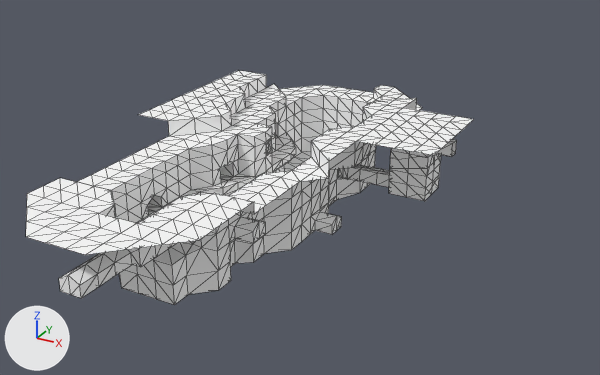
One commit to the glTF model Models/level-6.glb: the scene before it, then after it.
The view is the same before and after, from a 50 mm lens placed at (73.8, -80.6, 58.3), pointed at (9.8, 35.7, 0.1). The lights are fixed; the arrows at lower left show +X, +Y and +Z. The picture after the commit comes second. Mesh edges are drawn as thin lines. Vertices at exactly the same position are counted once.

Names of what the first picture shows: 'level-6'.
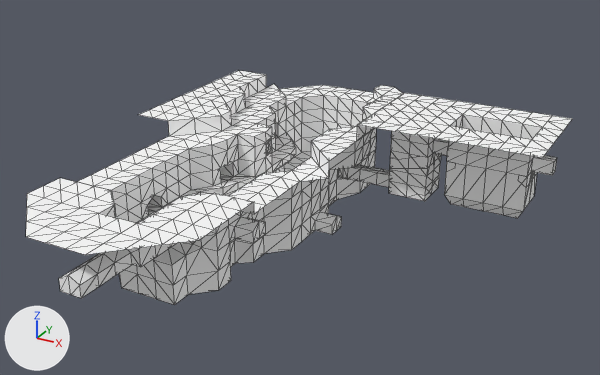
Commit message: working on level 6

Scene script edits in JSON lines:
```json
{"block": "me_level_6", "where": "# used by ob_level_6; location = (0.0, 0.0, 0.0)"}
{"op": "remove", "block": "me_level_6", "code": "me_level_6.from_pydata(...)  # 915 vertices, 1715 faces; spans x -24.5..31.5, y -10.5..84.0, z -12.0..8.0"}
{"op": "add", "block": "me_level_6", "code": "me_level_6.from_pydata(...)  # 1025 vertices, 1915 faces; spans x -24.5..49.0, y -10.5..84.0, z -12.0..11.0"}
{"block": "me_level_6", "change": "me_level_6 part 1"}
{"block": "me_level_6", "change": "11 vertices are removed from x 21.0..31.5, y 42.0..63.0, z 8.0"}
{"block": "me_level_6", "change": "26 faces are deleted"}
{"block": "me_level_6", "change": "17 vertices in x 21.0..28.0, y 42.0..63.0, z 8.0 move by (-3.5, 0.0, 3.0)"}
{"block": "me_level_6", "change": "9 vertices in x 21.0..28.0, y 49.0..56.0, z 7.5 move by (0.0, 0.0, 2.0)"}
{"block": "me_level_6", "change": "29 vertices are added at x 17.5..49.0, y 42.0..63.0, z -3.8..11.0"}
{"block": "me_level_6", "change": "7 new vertices lie (3.5, 0.0, 0.0) away from vertices in x 28.0, y 42.0..63.0, z 8.0"}
{"block": "me_level_6", "change": "7 new vertices lie (3.5, 0.0, 0.0) away from vertices in x 28.0, y 42.0..63.0, z 11.0"}
{"block": "me_level_6", "change": "6 new vertices lie (3.5, 0.0, 0.0) away from vertices in x 31.5, y 42.0..63.0, z 11.0"}
{"block": "me_level_6", "change": "6 new vertices lie (3.5, 0.0, 0.0) away from vertices in x 35.0, y 42.0..63.0, z 11.0"}
{"block": "me_level_6", "change": "6 new vertices lie (3.5, 0.0, 0.0) away from vertices in x 38.5, y 42.0..63.0, z 11.0"}
{"block": "me_level_6", "change": "8 new vertices lie (0.0, 0.0, -4.0) away from vertices in x 31.5..42.0, y 49.0..56.0, z 11.0"}
{"block": "me_level_6", "change": "8 new vertices lie (3.5, 0.0, 0.0) away from vertices in x 42.0, y 42.0..63.0, z 7.0..11.0"}
{"block": "me_level_6", "change": "10 new vertices lie (0.0, 0.0, -2.5) away from vertices in x 31.5..45.5, y 49.0..56.0, z 7.0"}
{"block": "me_level_6", "change": "11 new vertices lie (0.0, 0.0, -6.3) away from vertices in x 31.5..45.5, y 49.0..56.0, z 4.5"}
{"block": "me_level_6", "change": "6 new vertices lie (3.5, 0.0, 0.0) away from vertices in x 45.5, y 42.0..63.0, z 11.0"}
{"block": "me_level_6", "change": "5 new vertices lie (0.0, -2.5, 0.0) away from vertices in x 35.0..45.5, y 55.0..56.0, z -3.8..7.0"}
{"block": "me_level_6", "change": "6 new vertices lie (0.0, 7.0, 0.0) away from vertices in x 31.5..45.5, y 49.0, z 2.5..4.5"}
{"block": "me_level_6", "change": "6 new vertices lie (3.5, 0.0, 0.0) away from vertices in x 45.5, y 51.5..53.5, z 4.5..7.0"}
{"block": "me_level_6", "change": "226 new faces join them"}
```

Changed parts and their boxes (x1, y1, x2, y2) in the pictures (600 x 375 px):
```json
{"object": "level-6", "change": "reshaped", "before": [26, 70, 474, 305], "after": [26, 70, 572, 305], "on screen": "22% wider"}
{"part": 1, "of": "me_level_6", "change": "built on", "before": [358, 108, 474, 156], "after": [357, 93, 572, 218]}
```
